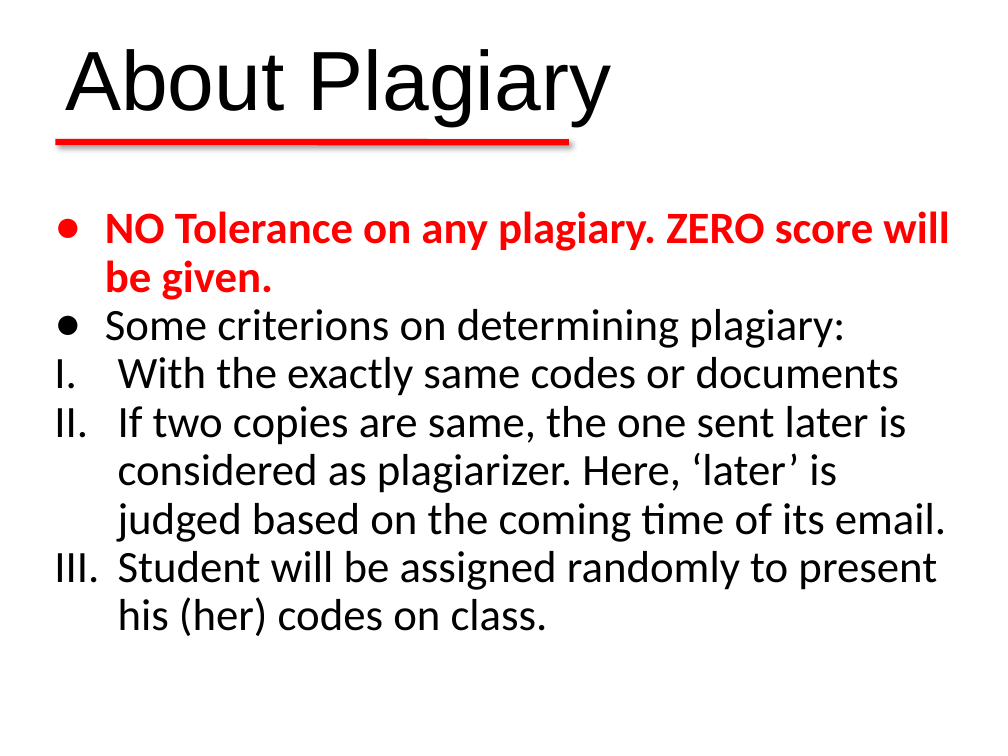
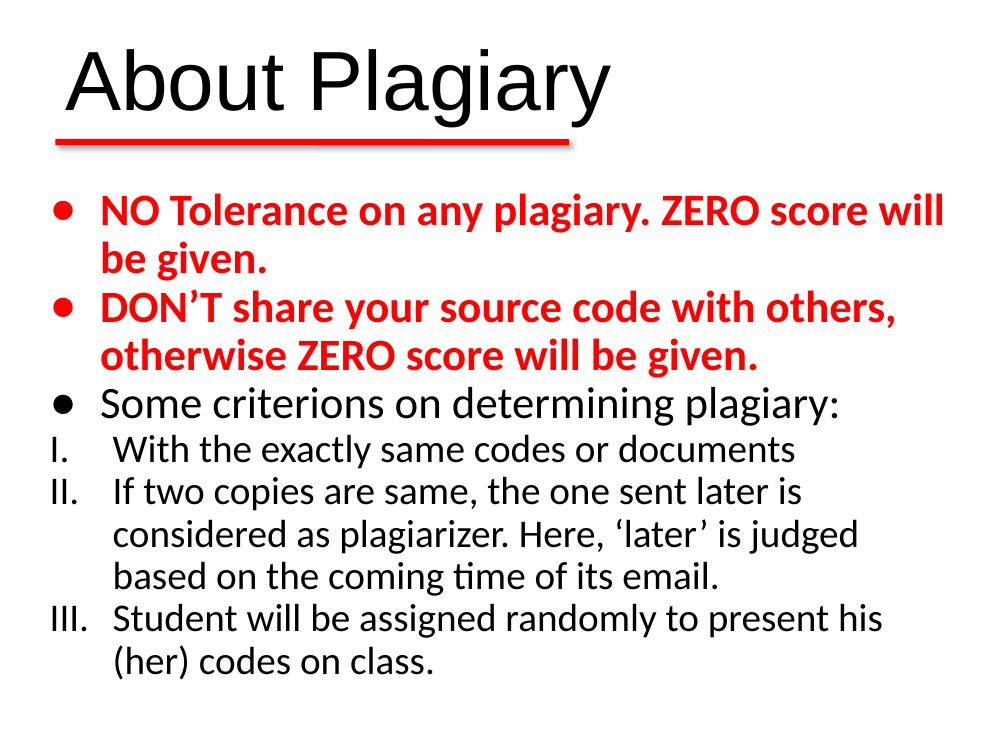
Before and after one commit to sunzuolei/ml, a slide deck: slide 10 of Assignments/A1/1#Assignment.pptx. Drawn at 1008x756 pixels with LibreOffice and Linux fonts; fonts in the diff are those of the drawing. Boxes give left, top, right and bottom in pixels: in the first picture for what was removed or moved away, otherwise in the second. Text is boxed around its words. In the diff, an @@ line names an element or a change of style, - is before the commit and + after.

```diff
--- a/Assignments/A1/1#Assignment.pptx
+++ b/Assignments/A1/1#Assignment.pptx
@@ text "NO Tolerance on any plagiary. ..." moved from (x1=105, y1=211, x2=949, y2=636) to (x1=100, y1=193, x2=945, y2=680) @@
@@ text at (x1=100, y1=289, x2=897, y2=378): paragraph added @@
+● DON’T share your source code with others, otherwise ZERO score will be given.
@@ text at (x1=113, y1=434, x2=883, y2=680): size 32 to 28 pt in "With the exactly same codes or documents", "If two copies are same, the one ...", "Student will be assigned randomly to present ..." @@
```
Also in this commit, not shown: 23 other files.
